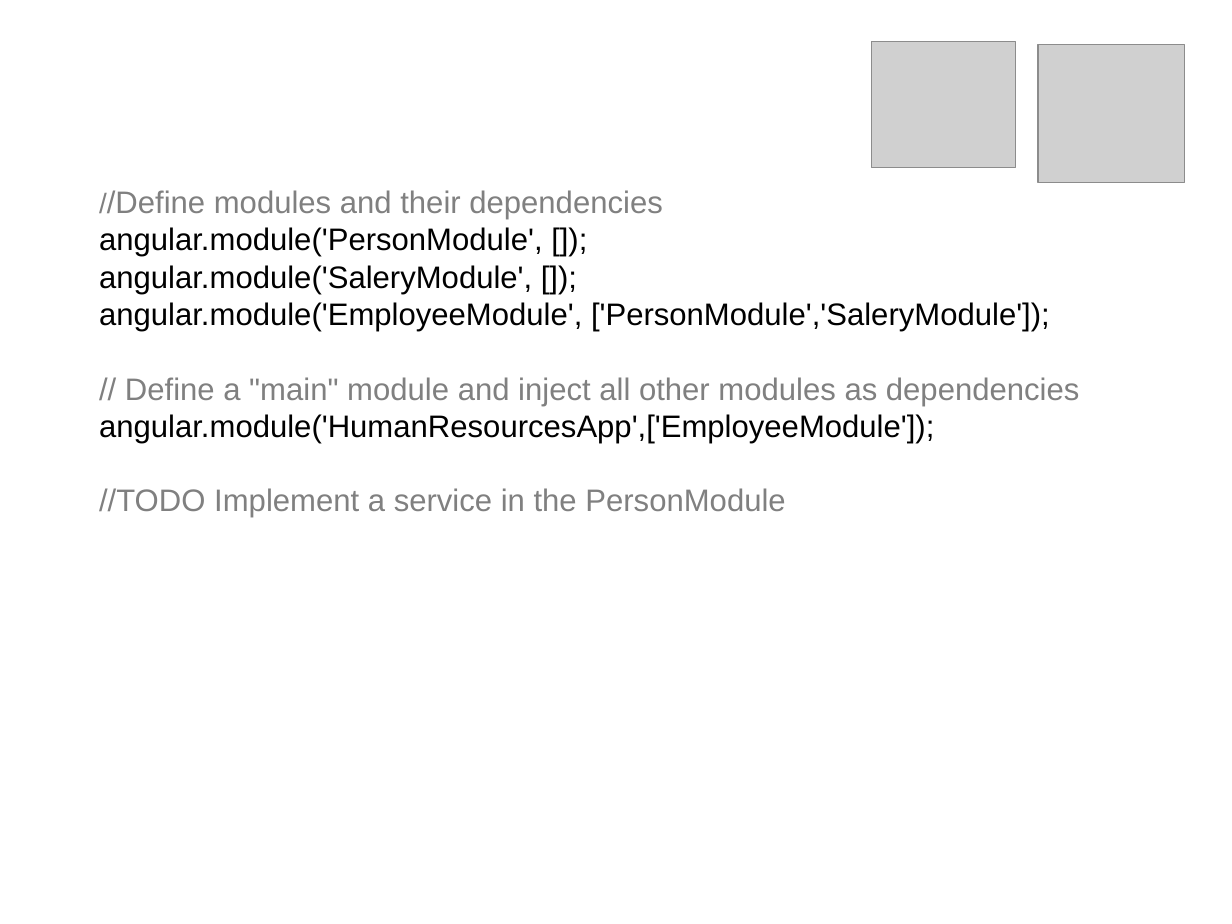
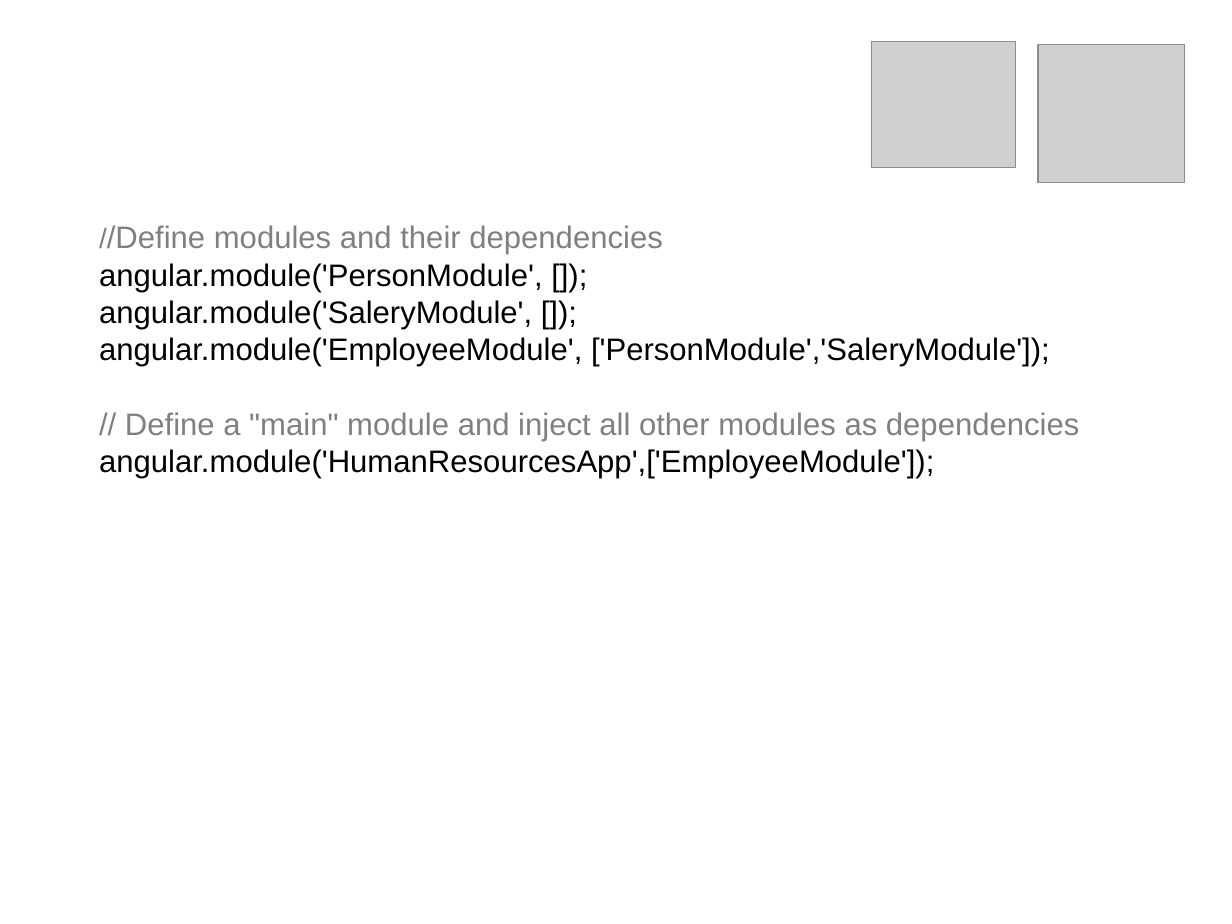
Before and after one commit to FilipStenbeck/angularJS-training, a slide deck: slide 12 of docs/JavaScript Arkitektur.odp. Drawn at 1232x924 pixels with LibreOffice and Linux fonts; fonts in the diff are those of the drawing; grey boxes stand for pictures. Boxes give left, top, right and bottom in pixels: in the first picture for what was removed or moved away, otherwise in the second. Text is boxed around its words. In the diff, an @@ line names an element or a change of style, - is before the commit and + after.

```diff
--- a/docs/JavaScript Arkitektur.odp
+++ b/docs/JavaScript Arkitektur.odp
@@ text "//Define modules and their dependencies": place and size @@
-text "//Define modules and their dependencies" at <box>99,190,1079,518</box>
+text "//Define modules and their dependencies" at <box>99,225,1079,478</box>
@@ text at <box>99,488,785,518</box>: paragraph removed @@
-//TODO Implement a service in the PersonModule
```
Also in this commit, not shown: 2 other slides changed, 1 slide added, 6 slides removed.
